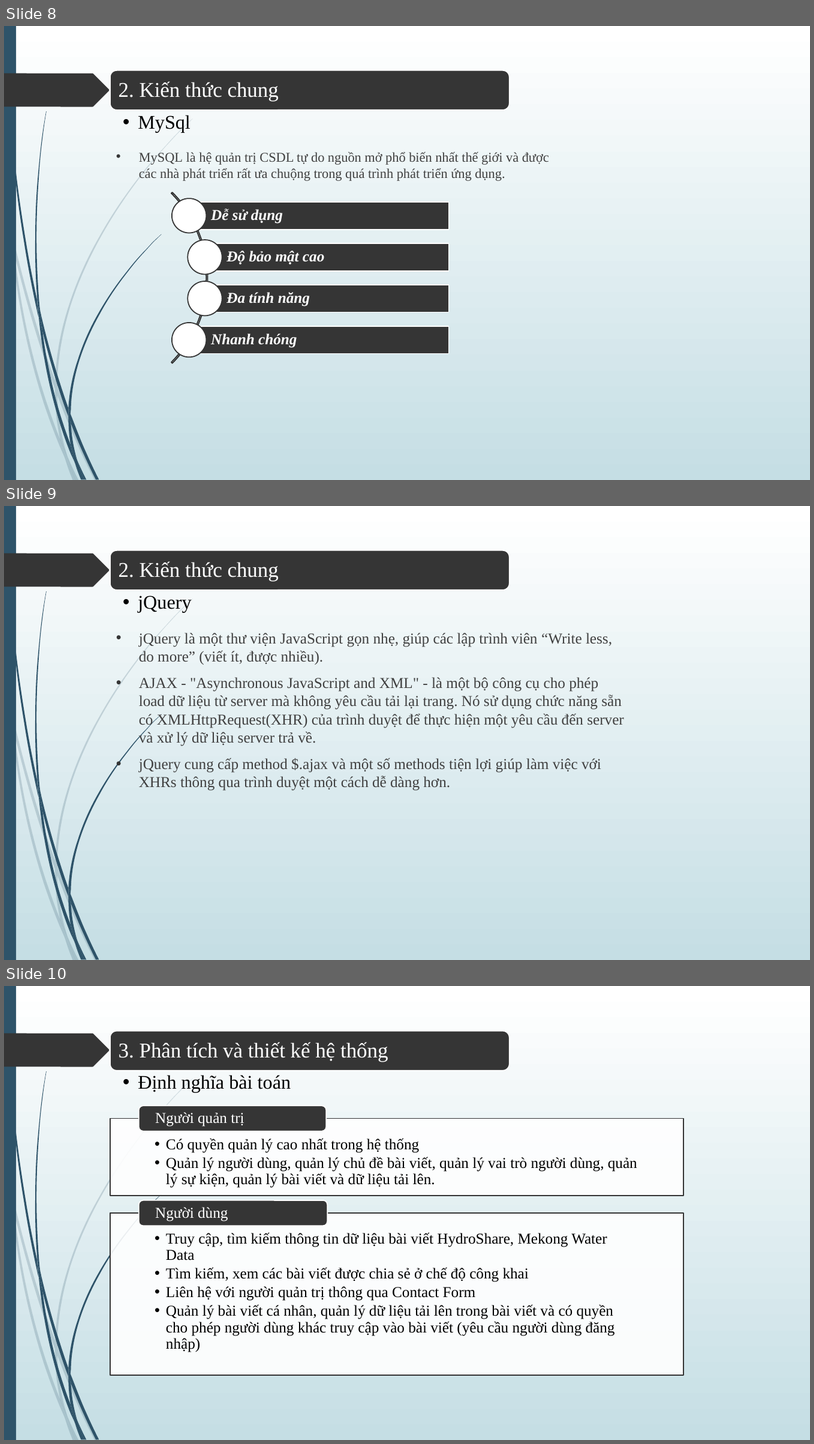
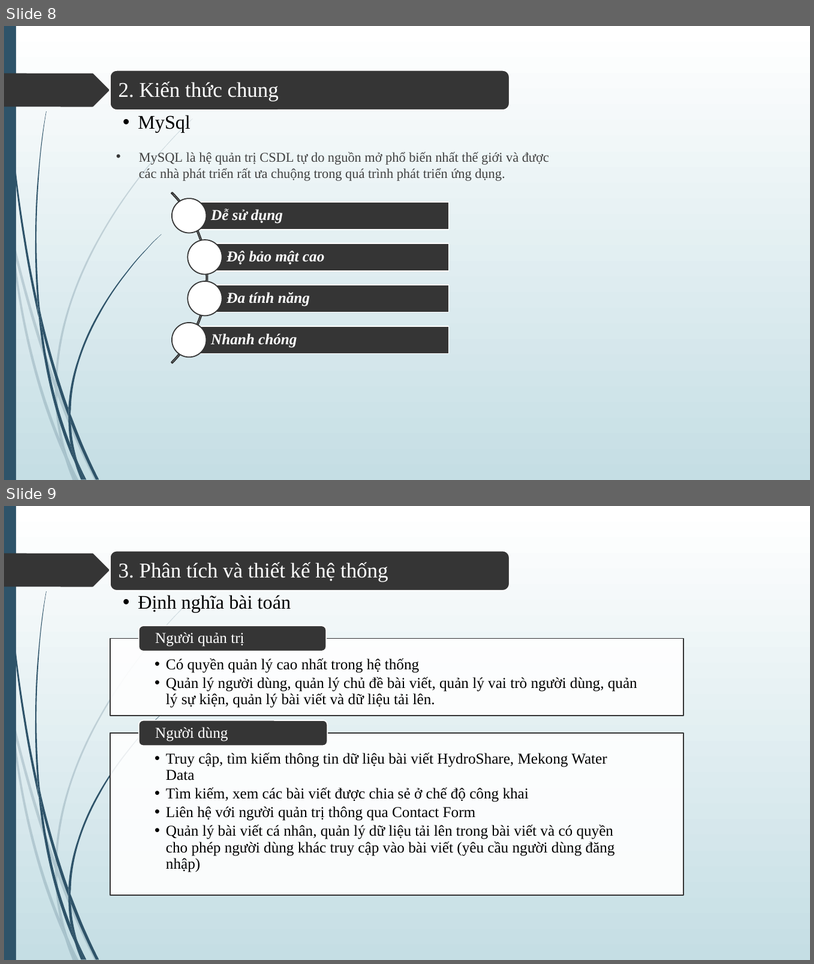
Before and after one commit to cuongdinh1507/doan, a slide deck: report/Slide_DATN_DinhVietCuong-new.pptx. Shown one above the other, each under a label of ours: slides 8, 9 and 10 before the commit, slides 8 and 9 after it. The pictures are 814x1444 and 814x964 pixels, drawn with LibreOffice and Linux fonts; fonts in the diff are those of the drawing. Boxes give left, top, right and bottom in pixels: in the first picture for what was removed or moved away, otherwise in the second. Text is boxed around its words. In the diff, an @@ line names an element or a change of style, - is before the commit and + after.

```diff
--- a/report/Slide_DATN_DinhVietCuong-new.pptx
+++ b/report/Slide_DATN_DinhVietCuong-new.pptx
@@ slide 9 removed at <box>4,506,810,960</box>, background gradient #FFFFFF to #C5DEE5; not listed: 24 template elements that a slide beside it also shows @@
@@ rounded rectangle removed at <box>110,550,510,590</box> @@
@@ text removed at <box>119,561,279,581</box> @@
-2. Kiến thức chung
@@ text removed at <box>138,595,191,613</box> @@
-  • jQuery
@@ text removed at <box>139,633,624,790</box> @@
-• jQuery là một thư viện JavaScript gọn nhẹ, giúp các lập trình viên “Write less, do more” (viết ít, được nhiều).
-• AJAX - "Asynchronous JavaScript and XML" - là một bộ công cụ cho phép load dữ liệu từ server mà không yêu cầu tải lại trang. Nó sử dụng chức năng sẵn có XMLHttpRequest(XHR) của trình duyệt để thực hiện một yêu cầu đến server và xử lý dữ liệu server trả về.
-• jQuery cung cấp method $.ajax và một số methods tiện lợi giúp làm việc với XHRs thông qua trình duyệt một cách dễ dàng hơn.
@@ what was slide 10 is now slide 9 @@
```
Also in this commit, not shown: 2 slides changed, 1 slide added, 1 other file.
